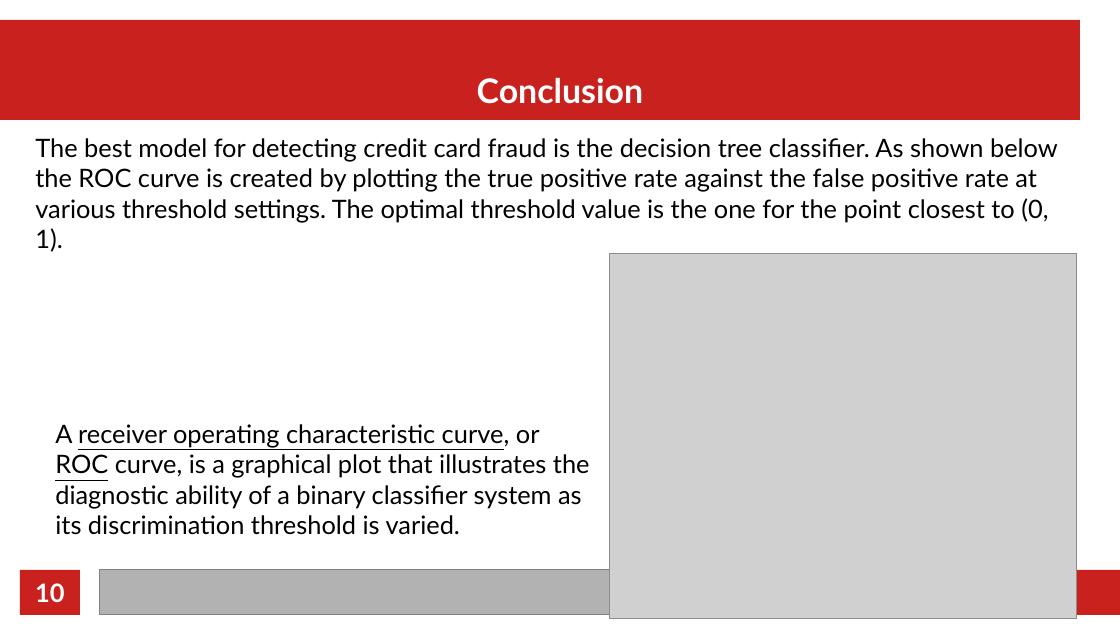
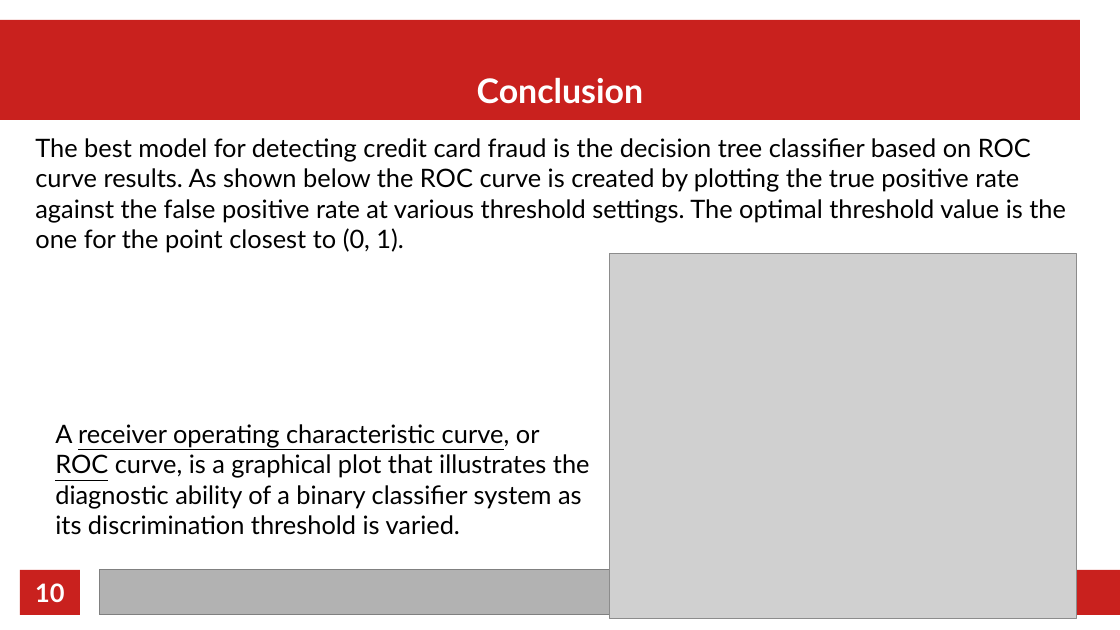
Before and after one commit to alexlux58/Machine-Learning-Project, a slide deck: slide 10 of Presentation/Credit Card Fraud Presentation.odp. Drawn at 1120x630 pixels with LibreOffice and Linux fonts; fonts in the diff are those of the drawing; grey boxes stand for pictures. Boxes give left, top, right and bottom in pixels: in the first picture for what was removed or moved away, otherwise in the second. Text is boxed around its words. In the diff, an @@ line names an element or a change of style, - is before the commit and + after.

```diff
--- a/Presentation/Credit Card Fraud Presentation.odp
+++ b/Presentation/Credit Card Fraud Presentation.odp
@@ text at [35, 138, 1066, 253]: text changed @@
-The best model for detecting credit card fraud is the decision tree classifier. As shown below the ROC curve is created by plotting the true positive rate against the false positive rate at various threshold settings. The optimal threshold value is the one for the point closest to (0, 1).
+The best model for detecting credit card fraud is the decision tree classifier based on ROC curve results. As shown below the ROC curve is created by plotting the true positive rate against the false positive rate at various threshold settings. The optimal threshold value is the one for the point closest to (0, 1).
```
Also in this commit, not shown: 1 other slide changed, 1 slide added, 1 slide removed.
